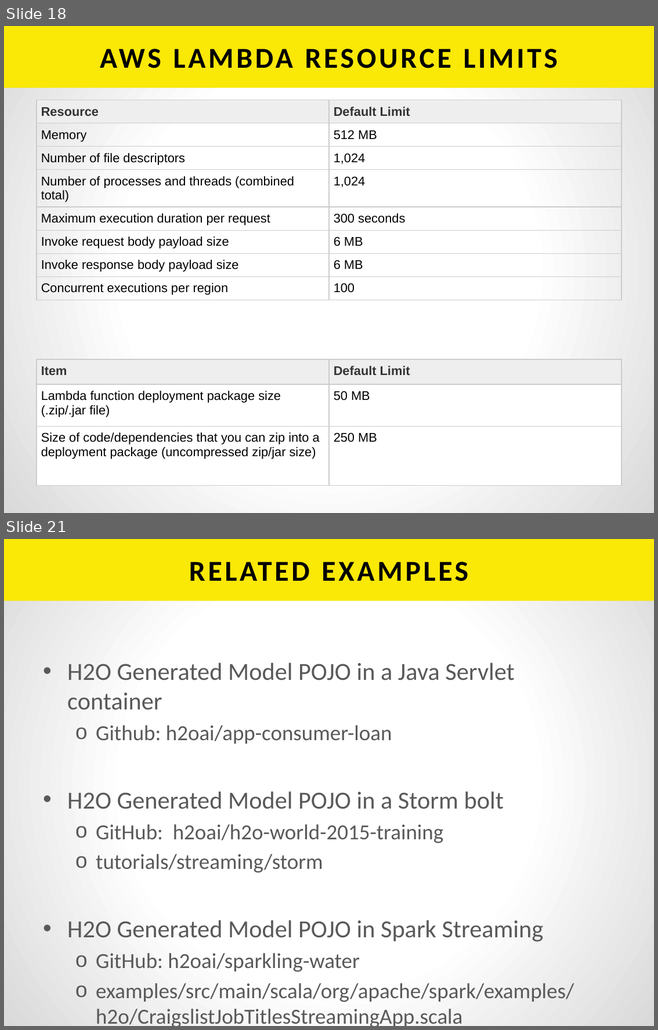
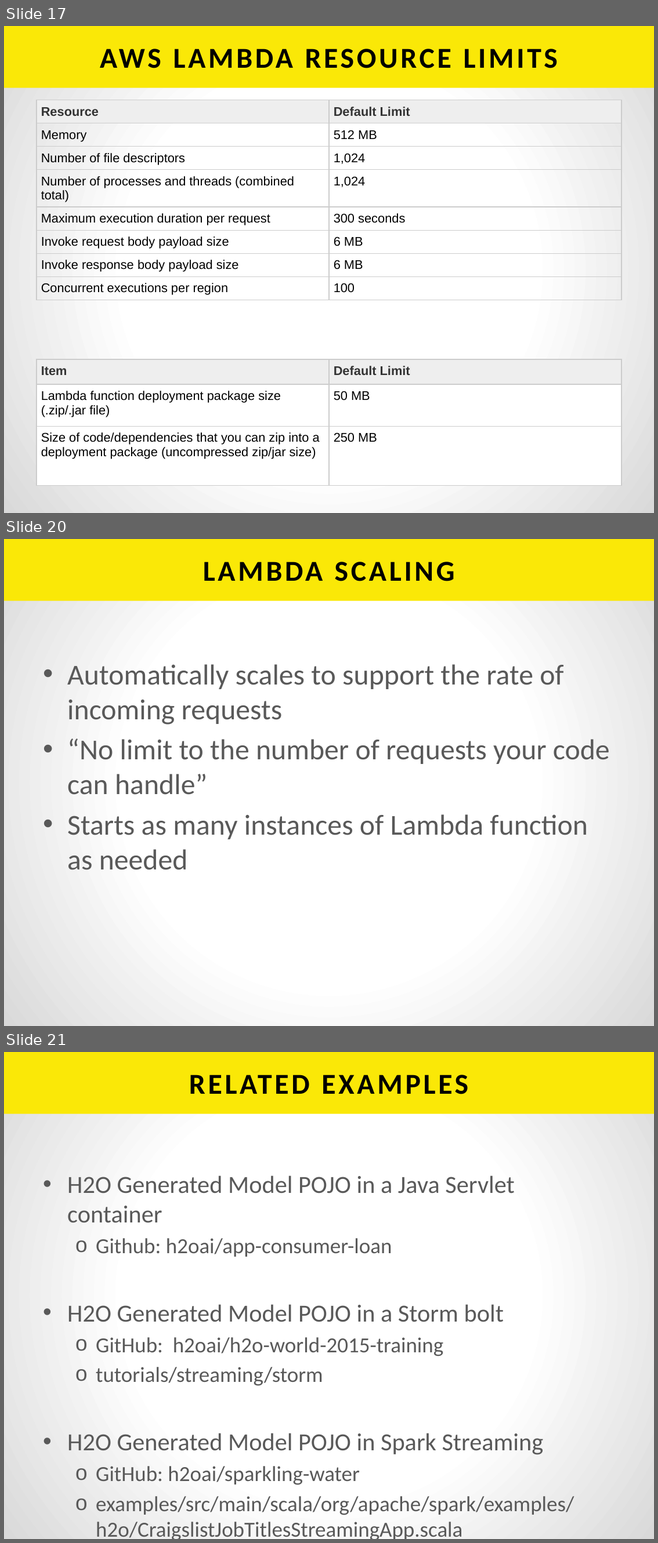
Before and after one commit to h2oai/h2o-tutorials, a slide deck: tutorials/aws-lambda-app/BuildingAnAppWithAWSLambda.pptx. Shown one above the other, each under a label of ours: slides 18 and 21 before the commit, slides 17, 20 and 21 after it; the slides between them are not shown. The pictures are 658x1030 and 658x1543 pixels, drawn with LibreOffice and Linux fonts; fonts in the diff are those of the drawing. Boxes give left, top, right and bottom in pixels: in the first picture for what was removed or moved away, otherwise in the second. Text is boxed around its words. In the diff, an @@ line names an element or a change of style, - is before the commit and + after.

```diff
--- a/tutorials/aws-lambda-app/BuildingAnAppWithAWSLambda.pptx
+++ b/tutorials/aws-lambda-app/BuildingAnAppWithAWSLambda.pptx
@@ slide 20 added at (4,539,654,1026), background gradient #FFFFFF to #D9D9D9; not listed: 1 template element that a slide beside it also shows @@
@@ title added at (203,562,455,581), 32 pt, text #000000, bold @@
+LAMBDA SCALING
@@ text added at (67,664,610,870), 32 pt, text #595959 @@
+• Automatically scales to support the rate of incoming requests
+• “No limit to the number of requests your code can handle”
+• Starts as many instances of Lambda function as needed
@@ what was slide 18 is now slide 17 @@
```
Also in this commit, not shown: 8 slides changed, 1 slide removed.
